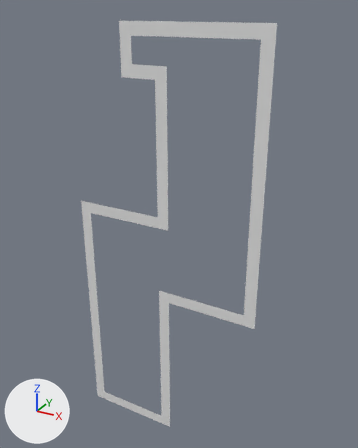
One commit to the OBJ model Assets/Tiled2Unity/Meshes/level_005.obj: the scene before it, then after it.
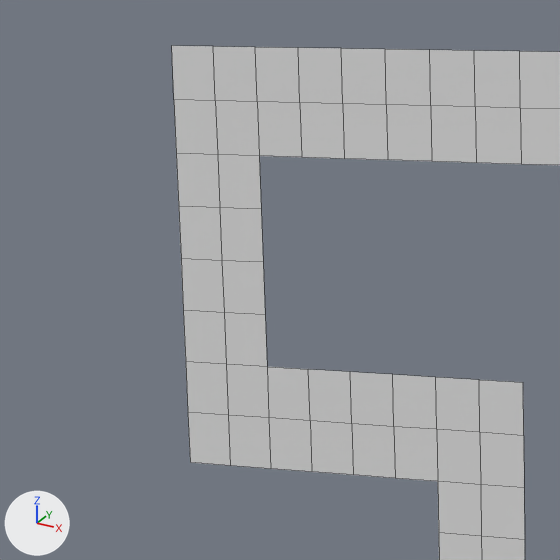
Each version appears first whole from a 50 mm lens placed at (2067.0, -6198.0, 186.0), pointed at (-1520.0, 324.0, -3075.0), and next in a close-up on the part from 27% to 48% of the width and 3% to 20% of the height. Every picture has the same lights, and +X, +Y and +Z are marked at lower left. The close-ups show mesh edges as thin lines. Where no turn or scale is listed for an object, it has been applied to the vertices.

Names of what the first close-up shows: 'level_005'.
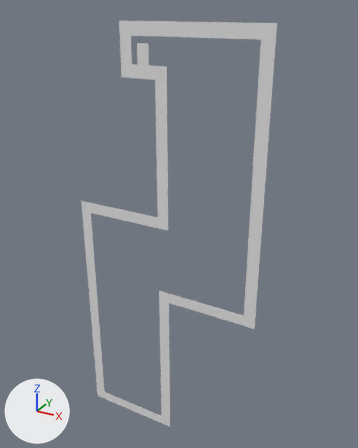
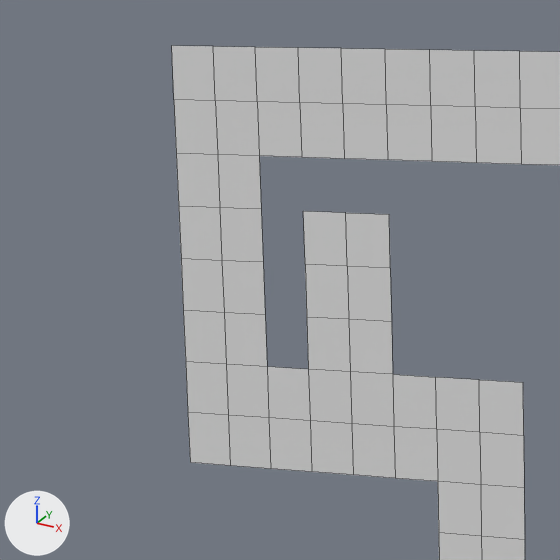
Pixel boxes [x1, y1, x2, y2] of what changed, in the close-ups (560 x 560 px):
part 1 of me_level_005, added: after [303, 211, 393, 374]

Patch to the scene script:
```diff
--- a/Assets/Tiled2Unity/Meshes/level_005.obj.py
+++ b/Assets/Tiled2Unity/Meshes/level_005.obj.py
@@ me_level_005 @@
 me_level_005.from_pydata(...)  # 666 vertices, 444 faces; spans x -3264.0..0.0, y 0.0, z -7200.0..0.0
 # used by ob_level_005; location = (0.0, 0.0, 0.0)
 # verts and faces of me_level_005; kept vertices keep their numbers, new ones are numbered from 666
 # before: 109 (-1824.0, 0.0, -576.0) at pixel (392, 374), 111 (-1920.0, 0.0, -576.0) at pixel (350, 371), 113 (-2016.0, 0.0, -576.0) at pixel (308, 369)
+# me_level_005 part 1
+for new, old in zip([666, 667, 668], [109, 111, 113]): verts[new] = verts[old] + (0.0, 0.0, 96.0)
+for new, old in zip([669, 670, 671], [666, 667, 668]): verts[new] = verts[old] + (0.0, 0.0, 96.0)
+for new, old in zip([672, 673, 674], [669, 670, 671]): verts[new] = verts[old] + (0.0, 0.0, 96.0)
+faces += [(669, 670, 673, 672), (670, 671, 674, 673), (666, 667, 670, 669), (667, 668, 671, 670), (109, 111, 667, 666), (111, 113, 668, 667)]
```
